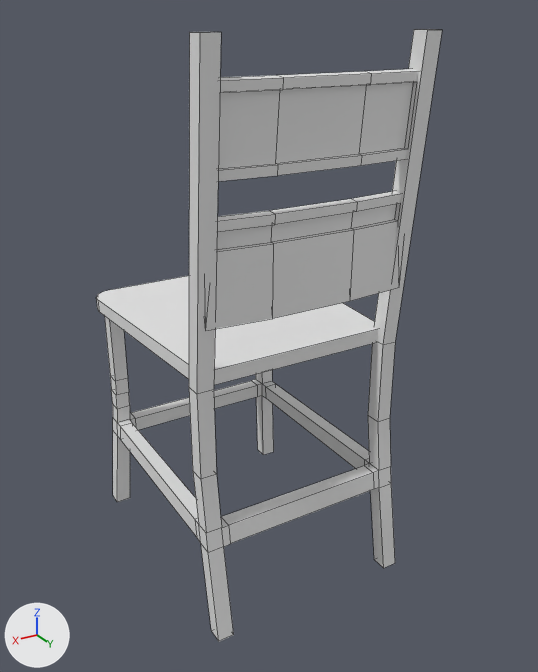
What one commit did to the FBX model StealthGame/Assets/Meshs/Chair_mesh.fbx.
Before and after are seen from a camera (50 mm lens) standing at (0.774, 1.443, 1.231) and looking at (-0.038, 0.089, 0.554). Lighting does not change. The marker at lower left points along +X, +Y and +Z. Mesh edges are drawn as thin lines. Where no turn or scale is listed for an object, it has been applied to the vertices.

The older version as bpy lines, for what is in view:
```python
me_mesh = bpy.data.meshes.new('Mesh')
me_mesh.from_pydata(...)  # 224 vertices, 208 faces; spans x -0.258..0.258, y -0.274..0.355, z 0.0..1.208
ob_chair_mesh = bpy.data.objects.new('Chair_mesh', me_mesh)
ob_chair_mesh.location = (0.0, 0.0, 0.0)
```
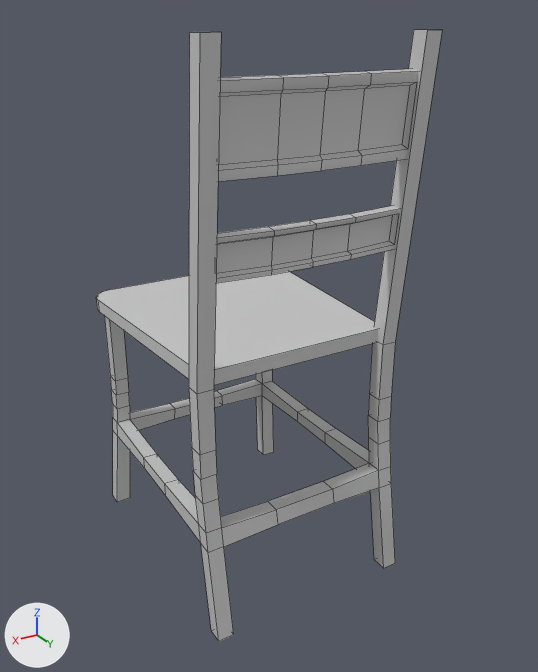
The change in detail:
Material 'Default' (mat_default) is new.
Its base color is (0.6, 0.6, 0.6) (light grey #cbcbcb).
Its roughness is 0.0.
me_mesh is used by ob_chair_mesh; location (0.0, 0.0, 0.0).
me_mesh had 224 vertices, 208 faces and spanned x -0.258..0.258, y -0.274..0.355, z 0.0..1.208.
me_mesh now has 256 vertices, 236 faces and spans x -0.258..0.258, y -0.274..0.355, z 0.0..1.208.
me_mesh part 1: the loose piece of 32 vertices spanning x -0.227..0.227, y 0.286..0.326, z 0.703..0.909 is rebuilt with 40 vertices and now spans x -0.227..0.227, y 0.282..0.325, z 0.789..0.878, in mat_default (light grey #cbcbcb).
Part 2, on me_mesh:
8 vertices are removed from x -0.242..0.242, y 0.255..0.29, z 0.378.
16 faces are deleted.
32 vertices move from x -0.241..0.241, y -0.26..0.312, z 0.212..0.255 to x -0.241..0.241, y -0.261..0.313, z 0.216..0.25.
8 new vertices lie (0.0, 0.0, -0.136) away from vertices in x -0.242..0.242, y 0.255..0.29, z 0.57.
8 new vertices lie (0.0, -0.009, 0.066) away from vertices in x -0.242..0.242, y 0.271..0.307, z 0.256.
8 new vertices lie (0.0, -0.006, 0.056) away from vertices in x -0.242..0.242, y 0.262..0.298, z 0.322.
32 new faces join them.
Part 3, on me_mesh:
10 faces are deleted.
8 vertices move from x -0.207..0.207, y 0.317..0.339, z 0.995..1.12 to x -0.2..0.2, y 0.317..0.338, z 1.003..1.112.
8 vertices are added at x 0.0, y 0.313..0.351, z 0.976..1.14.
16 new faces join them.
me_mesh part 4: 152 faces spanning x -0.258..0.258, y -0.274..0.355, z 0.0..1.208 switch from no material to mat_default (light grey #cbcbcb).

Changed parts and their boxes [x1, y1, x2, y2] in the pictures (538 x 672 px):
part 1 of me_mesh, rebuilt (7% narrower, 44% shorter)
    before: [205, 191, 401, 330]
    after: [216, 206, 399, 283]
part 2 of me_mesh, built on
    both: [117, 342, 395, 547]
part 3 of me_mesh, built on
    before: [218, 71, 413, 175]
    after: [218, 71, 416, 175]
part 4 of me_mesh, recoloured (white to grey)
    both: [96, 29, 442, 641]
